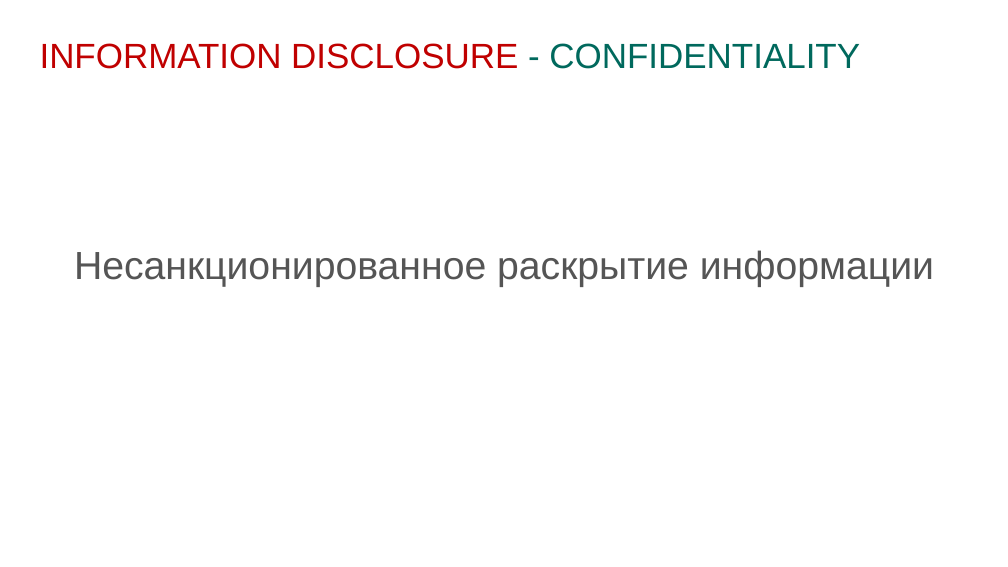
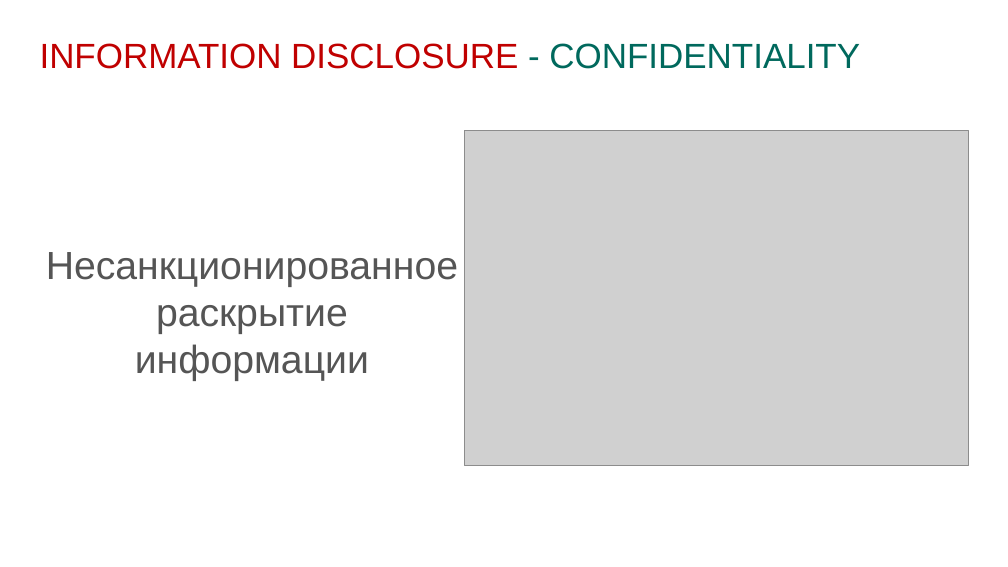
Before and after one commit to prograholic/prograholic.github.io, a slide deck: slide 13 of nsu_31_01_2017/31.01.2017_kutumov.pptx (slide 10 before the commit). Drawn at 1008x567 pixels with LibreOffice and Linux fonts; fonts in the diff are those of the drawing; grey boxes stand for pictures; background and template pictures are left out. Boxes give left, top, right and bottom in pixels: in the first picture for what was removed or moved away, otherwise in the second. Text is boxed around its words. In the diff, an @@ line names an element or a change of style, - is before the commit and + after.

```diff
--- a/nsu_31_01_2017/31.01.2017_kutumov.pptx
+++ b/nsu_31_01_2017/31.01.2017_kutumov.pptx
@@ text "Несанкционированное раскрытие информации" rewrapped from box(74, 250, 934, 287) to box(46, 252, 458, 381) @@
@@ picture added at box(465, 130, 969, 466) @@
```
Also in this commit, not shown: 8 other slides changed, 3 slides added.
